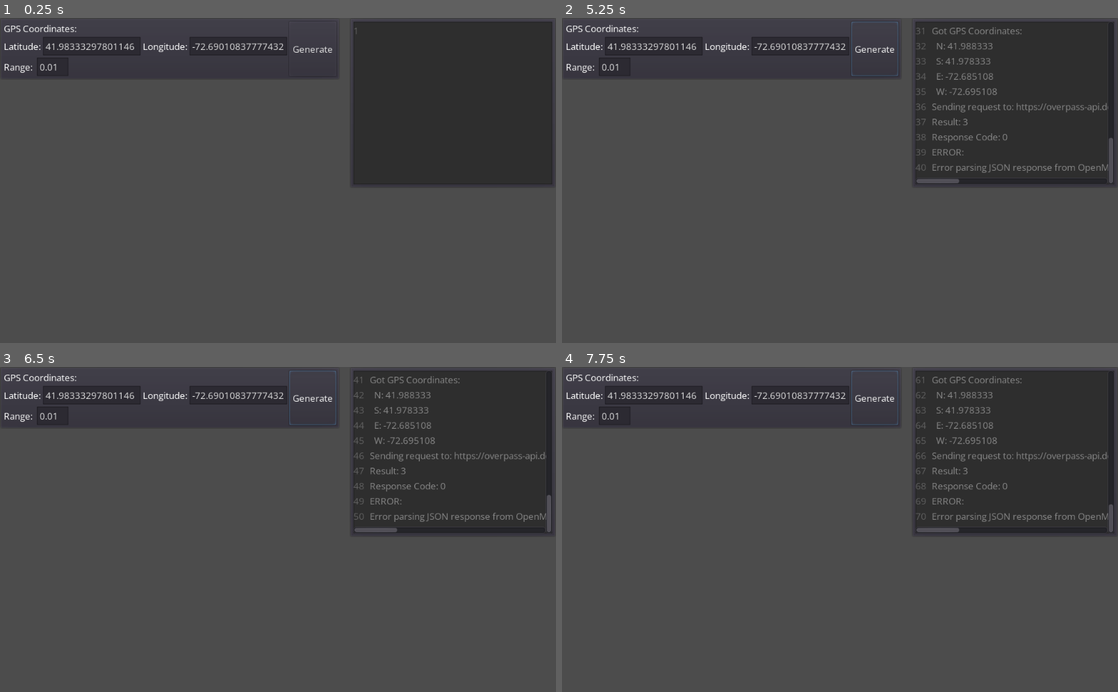
Above: before the commit, frames 1-4 (two rows, left to right).
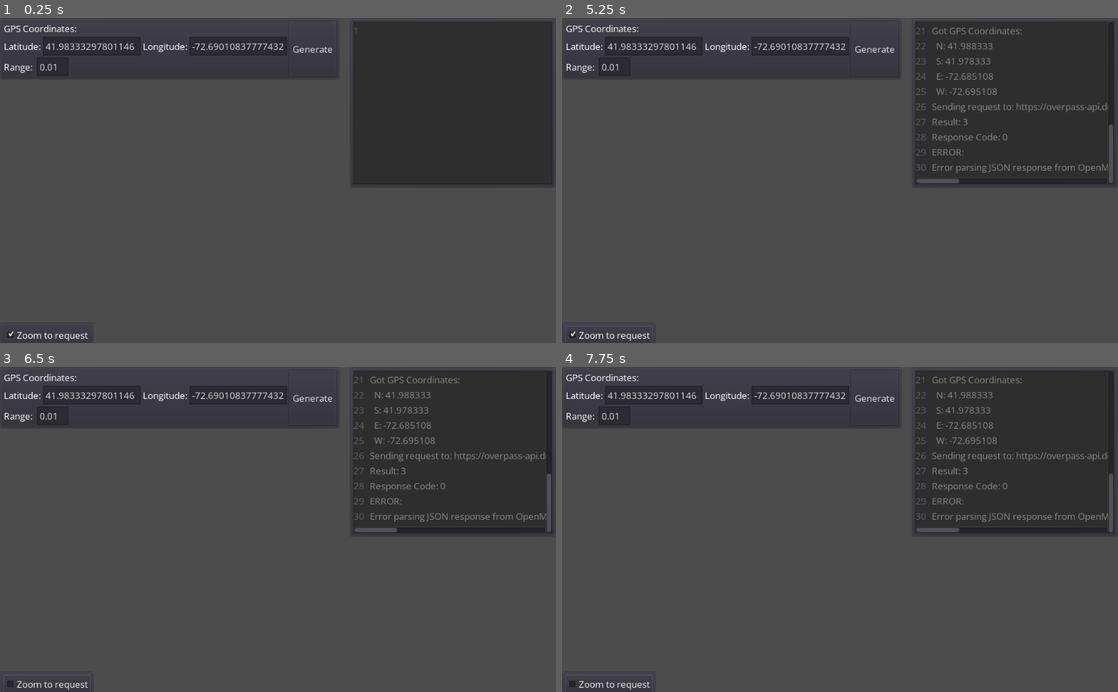
Above: after the commit, the same moments.

Repository: Netruk44/walking-app-proto-v2
Game: Godot game, scene res://scenes/Root.tscn
Two runs of this game, one before a commit and one after it. Both use one fixed random seed, a clock stepped at 60 frames per second and the inputs below.
Inputs (mouse positions are in pixels of both pictures, inside the frame that each line leads up to):
- Up to frame 1 (0.25 s): no input
- Up to frame 2 (5.25 s): click (606, 336) at 0.5 s, where only the run after the commit has a clickable "Zoom to request"; click "Generate" at 1.25 s; click "Generate" at 2 s; click (606, 336) at 2.75 s, where only the run after the commit has a clickable "Zoom to request"; click "Generate" at 3.5 s; click (606, 336) at 4.25 s, where only the run after the commit has a clickable "Zoom to request"; tap Enter at 5 s
- Up to frame 3 (6.5 s): tap Space at 5.75 s
- Up to frame 4 (7.75 s): tap Enter at 6.5 s; tap Space at 7.25 s

The runs differ from the first frame. In frame 1, 0.1% of the frame differs, in the area x 1-16%, y 96-100%; in frame 2, 0.3%; in frame 3, 0.3%; in frame 4, 0.3%, in the area x 0-100%, y 1-100%.

Commit message:
Add functionality toggle for map zooming

Diff:
--- a/scenes/Root.gd
+++ b/scenes/Root.gd
@@ -14,6 +14,10 @@
 	self.log('  E: %f' % coords['e'])
 	self.log('  W: %f' % coords['w'])
 
+	if $UI/ZoomContainer/HBoxContainer/ZoomCheckbox.pressed:
+		$Map.zoomToFit = $Map.ZoomType.Fit_Request
+	else:
+		$Map.zoomToFit = $Map.ZoomType.Fit_All_Returned_Data
 	$Logic/OpenMapsApi.GetHighwaysInGpsRect(coords)
 
 func _on_error(txt):
--- a/scenes/Root.tscn
+++ b/scenes/Root.tscn
@@ -33,6 +33,24 @@
 margin_right = 0.0
 margin_bottom = 314.0
 
+[node name="ZoomContainer" type="PanelContainer" parent="UI"]
+anchor_top = 1.0
+anchor_bottom = 1.0
+margin_top = -38.0
+margin_right = 139.0
+
+[node name="HBoxContainer" type="HBoxContainer" parent="UI/ZoomContainer"]
+margin_left = 7.0
+margin_top = 7.0
+margin_right = 166.0
+margin_bottom = 39.0
+
+[node name="ZoomCheckbox" type="CheckBox" parent="UI/ZoomContainer/HBoxContainer"]
+margin_right = 159.0
+margin_bottom = 32.0
+pressed = true
+text = "Zoom to request"
+
 [node name="Logic" type="Node" parent="."]
 
 [node name="OpenMapsApi" type="Node" parent="Logic"]
--- a/scripts/Map.gd
+++ b/scripts/Map.gd
@@ -2,11 +2,14 @@
 
 signal on_info
 signal on_error
+
+enum ZoomType {Fit_Request, Fit_All_Returned_Data}
 
 export var mapLineColor = Color.orange
 export var mapStrokeColor = Color.black
 export var mapLineWidth = 3.5
 export var mapStrokeWidth = 1.0
+export(ZoomType) var zoomToFit = ZoomType.Fit_Request
 
 # OpenMaps data
 var nodes = {} # "id": int64:  {"lat": float, "lon": float}
@@ -73,22 +76,28 @@
 		else:
 			self.on_error('Unknown object type "%s", ignoring.' % obj['type'])
 
-	# Calculate bounding box for nodes
 	var lat_min = 999.0
 	var lat_max = -999.0
 	var long_min = 999.0
 	var long_max = -999.0
-	for node_id in self.nodes:
-		var n = self.nodes[node_id]
-		if n['lat'] < lat_min:
-			lat_min = n['lat']
-		if n['lat'] > lat_max:
-			lat_max = n['lat']
-
-		if n['lon'] < long_min:
-			long_min = n['lon']
-		if n['lon'] > long_max:
-			long_max = n['lon']
+	if self.zoomToFit == ZoomType.Fit_All_Returned_Data:
+		# Calculate bounding box for nodes
+		for node_id in self.nodes:
+			var n = self.nodes[node_id]
+			if n['lat'] < lat_min:
+				lat_min = n['lat']
+			if n['lat'] > lat_max:
+				lat_max = n['lat']
+
+			if n['lon'] < long_min:
+				long_min = n['lon']
+			if n['lon'] > long_max:
+				long_max = n['lon']
+	else:
+		lat_min = requested_window['s']
+		lat_max = requested_window['n']
+		long_min = requested_window['w']
+		long_max = requested_window['e']
 
 	var coordinates_aspect_ratio = (long_max - long_min) / (lat_max - lat_min)
 	self.on_info("Coordinates aspect ratio (%f / %f): %f" % [long_max - long_min, lat_max - lat_min, coordinates_aspect_ratio])
@@ -114,9 +123,6 @@
 		var window_height = self.window_top - self.window_bottom
 		self.window_left = long_ctr - (window_aspect_ratio * window_height / 2.0)
 		self.window_right = long_ctr + (window_aspect_ratio * window_height / 2.0)
-
-	#self.window_right = requested_window['e']
-	#self.window_left = requested_window['w']
 
 	# Calculate node vertex position
 	for node_id in self.nodes:
